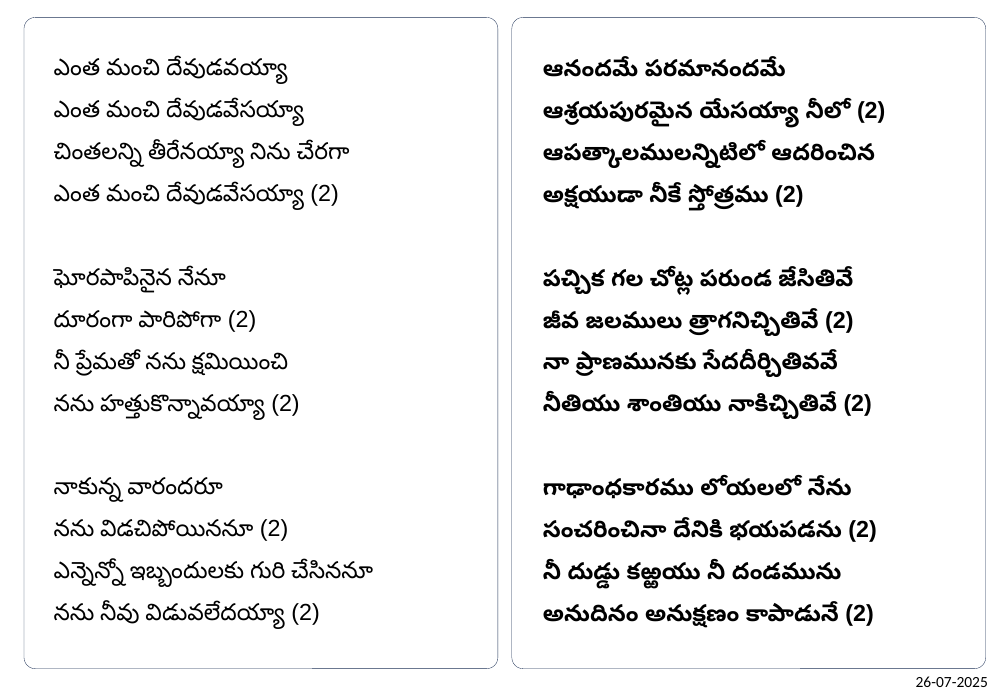
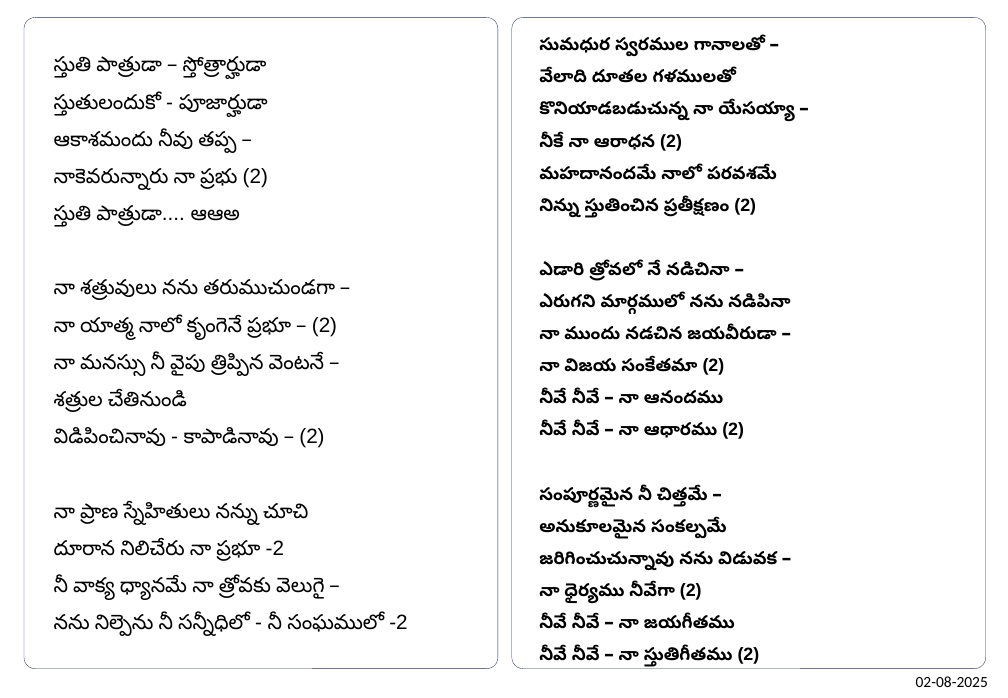
Before and after one commit to venu-webdev/songsDb, a slide deck: slide 2 of songsTemplate.pptx. Drawn at 1008x698 pixels with LibreOffice and Linux fonts; fonts in the diff are those of the drawing. Boxes give left, top, right and bottom in pixels: in the first picture for what was removed or moved away, otherwise in the second. Text is boxed around its words. In the diff, an @@ line names an element or a change of style, - is before the commit and + after.

```diff
--- a/songsTemplate.pptx
+++ b/songsTemplate.pptx
@@ text at (54, 56, 407, 636): text changed; size 18 to 16 pt @@
-ఎంత మంచి దేవుడవయ్యా
-ఎంత మంచి దేవుడవేసయ్యా
-చింతలన్ని తీరేనయ్యా నిను చేరగా
-ఎంత మంచి దేవుడవేసయ్యా (2)
-ఘోరపాపినైన నేనూ
-దూరంగా పారిపోగా (2)
-నీ ప్రేమతో నను క్షమియించి
-నను హత్తుకొన్నావయ్యా (2)
-నాకున్న వారందరూ
-నను విడచిపోయిననూ (2)
-ఎన్నెన్నో ఇబ్బందులకు గురి చేసిననూ
-నను నీవు విడువలేదయ్యా (2)
+స్తుతి పాత్రుడా – స్తోత్రార్హుడా
+స్తుతులందుకో - పూజార్హుడా
+ఆకాశమందు నీవు తప్ప –
+నాకెవరున్నారు నా ప్రభు (2)
+స్తుతి పాత్రుడా.... ఆఆఅ
+నా శత్రువులు నను తరుముచుండగా –
+నా యాత్మ నాలో కృంగెనే ప్రభూ – (2)
+నా మనస్సు నీ వైపు త్రిప్పిన వెంటనే –
+శత్రుల చేతినుండి
+విడిపించినావు - కాపాడినావు – (2)
+నా ప్రాణ స్నేహితులు నన్ను చూచి
+దూరాన నిలిచేరు నా ప్రభూ -2
+నీ వాక్య ధ్యానమే నా త్రోవకు వెలుగై –
+నను నిల్పెను నీ సన్నీధిలో - నీ సంఘములో -2
@@ text at (539, 37, 794, 669): text changed; size 18 to 13.8 pt @@
-ఆనందమే పరమానందమే
-ఆశ్రయపురమైన యేసయ్యా నీలో (2)
-ఆపత్కాలములన్నిటిలో ఆదరించిన
-అక్షయుడా నీకే స్తోత్రము (2)
-పచ్చిక గల చోట్ల పరుండ జేసితివే
-జీవ జలములు త్రాగనిచ్చితివే (2)
-నా ప్రాణమునకు సేదదీర్చితివవే
-నీతియు శాంతియు నాకిచ్చితివే (2)
-గాఢాంధకారము లోయలలో నేను
-సంచరించినా దేనికి భయపడను (2)
-నీ దుడ్డు కఱ్ఱయు నీ దండమును
-అనుదినం అనుక్షణం కాపాడునే (2)
+సుమధుర స్వరముల గానాలతో –
+వేలాది దూతల గళములతో
+కొనియాడబడుచున్న నా యేసయ్యా –
+నీకే నా ఆరాధన (2)
+మహదానందమే నాలో పరవశమే
+నిన్ను స్తుతించిన ప్రతీక్షణం (2)
+ఎడారి త్రోవలో నే నడిచినా –
+ఎరుగని మార్గములో నను నడిపినా
+నా ముందు నడచిన జయవీరుడా –
+నా విజయ సంకేతమా (2)
+నీవే నీవే – నా ఆనందము
+నీవే నీవే – నా ఆధారము (2)
+సంపూర్ణమైన నీ చిత్తమే –
+అనుకూలమైన సంకల్పమే
+జరిగించుచున్నావు నను విడువక –
+నా ధైర్యము నీవేగా (2)
+నీవే నీవే – నా జయగీతము
+నీవే నీవే – నా స్తుతిగీతము (2)
@@ text at (916, 676, 988, 687): text changed @@
-26-07-2025
+02-08-2025
```
Also in this commit, not shown: 1 other slide changed, 4 other files.
